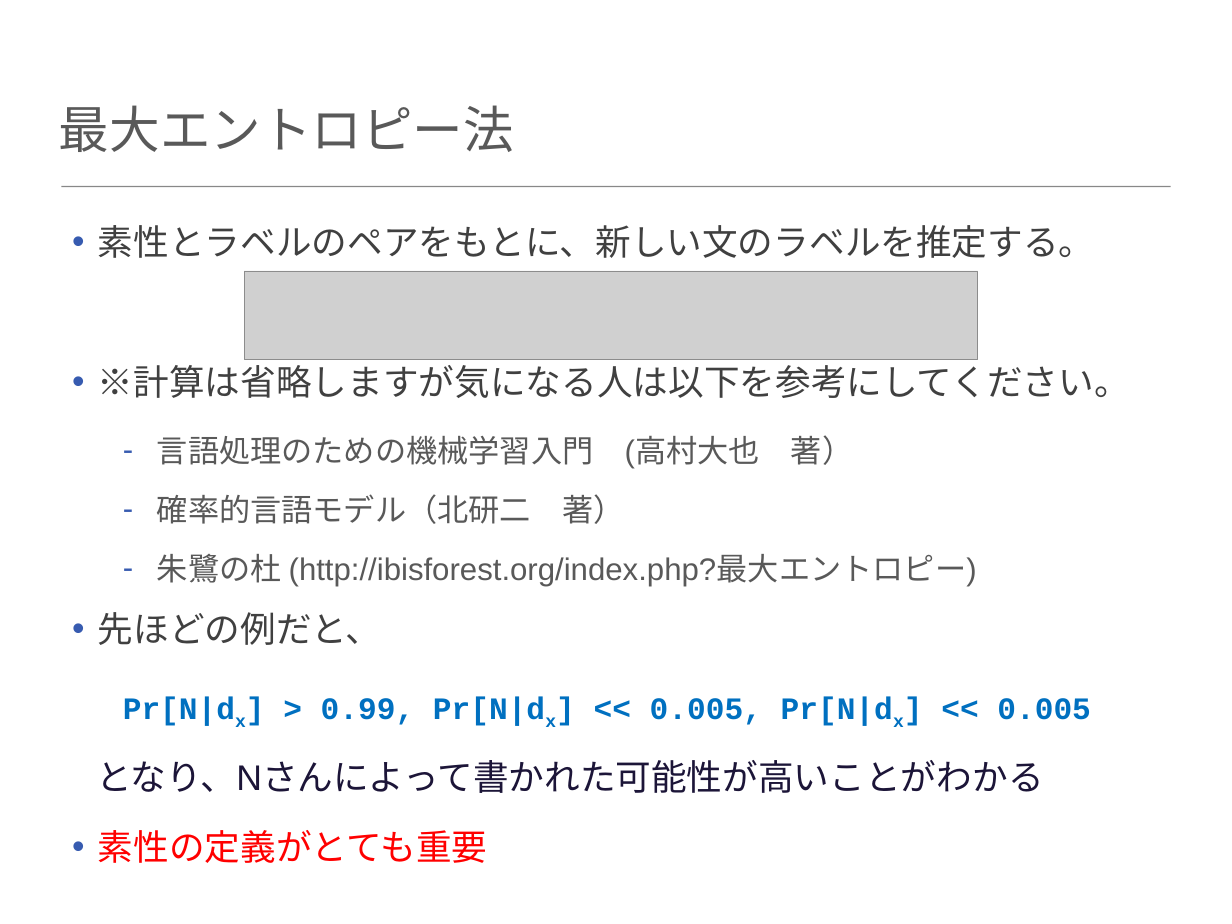
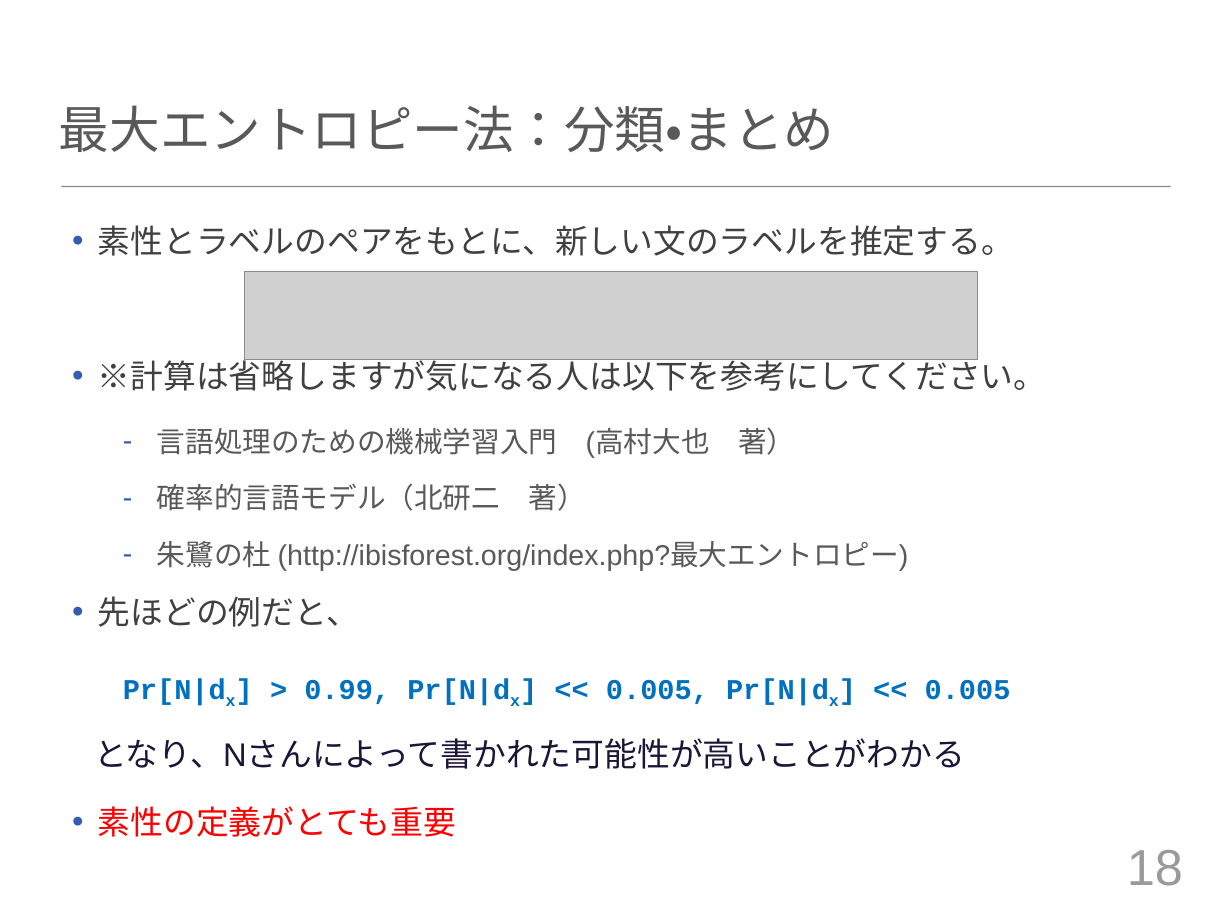
Before and after one commit to tuxedocat/ss2012, a slide deck: slide 18 of ss2012_slide.pptx. Drawn at 1232x924 pixels with LibreOffice and Linux fonts; fonts in the diff are those of the drawing; grey boxes stand for pictures. Boxes give left, top, right and bottom in pixels: in the first picture for what was removed or moved away, otherwise in the second. Text is boxed around its words. In the diff, an @@ line names an element or a change of style, - is before the commit and + after.

Commit message:
スライドはss2012_slide.pptx もしくはss2012_slide.pdfを使用してください 	modified:   .gitignore 	deleted:    ss2012_slide.key 	new file:   ss2012_slide.pdf 	modified:   ss2012_slide.pptx 	new file:   ss2012_slide_meister.pptx

```diff
--- a/ss2012_slide.pptx
+++ b/ss2012_slide.pptx
@@ title at (59, 105, 834, 152): text changed @@
-最大エントロピー法
+最大エントロピー法：分類・まとめ
@@ text "素性とラベルのペアをもとに、新しい文のラベルを推定する。" at (94, 225, 1046, 837): size 29.6 to 27.2 pt in "素性とラベルのペアをもとに、新しい文のラベルを推定する。", "※計算は省略しますが気になる人は以下を参考にしてください。", "先ほどの例だと、", "となり、Nさんによって書かれた可能性が高いことがわかる" and 1 more places; size 25.9 to 23.8 pt in "言語処理のための機械学習入門 (高村大也 著）", "確率的言語モデル（北研二 著）", "朱鷺の杜 (http://ibisforest.org/index.php?最大エントロピー)", "Pr[N|dx] > 0.99, Pr[N|dx] << 0.005, Pr[N|dx] ..." @@
@@ page number added at (1127, 850, 1183, 886), 42 pt, text #9A9A9A @@
+18
```
Also in this commit, not shown: 9 other slides changed, 2 slides added, 1 slide removed, 4 other files.
